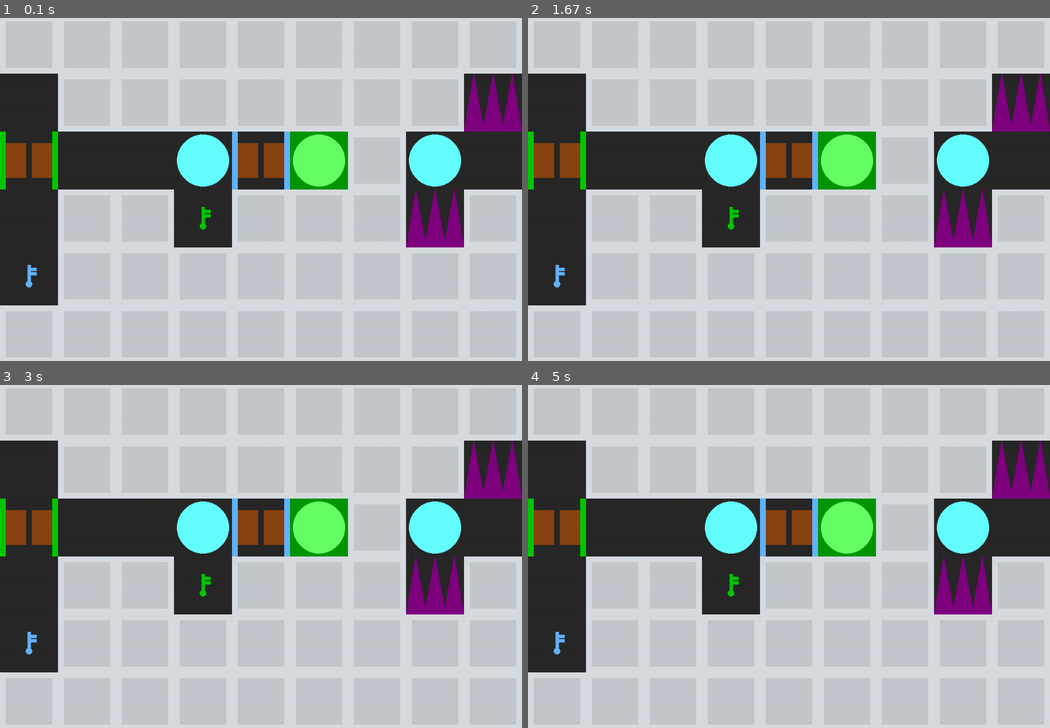
Above: before the commit, frames 1-4 (two rows, left to right).
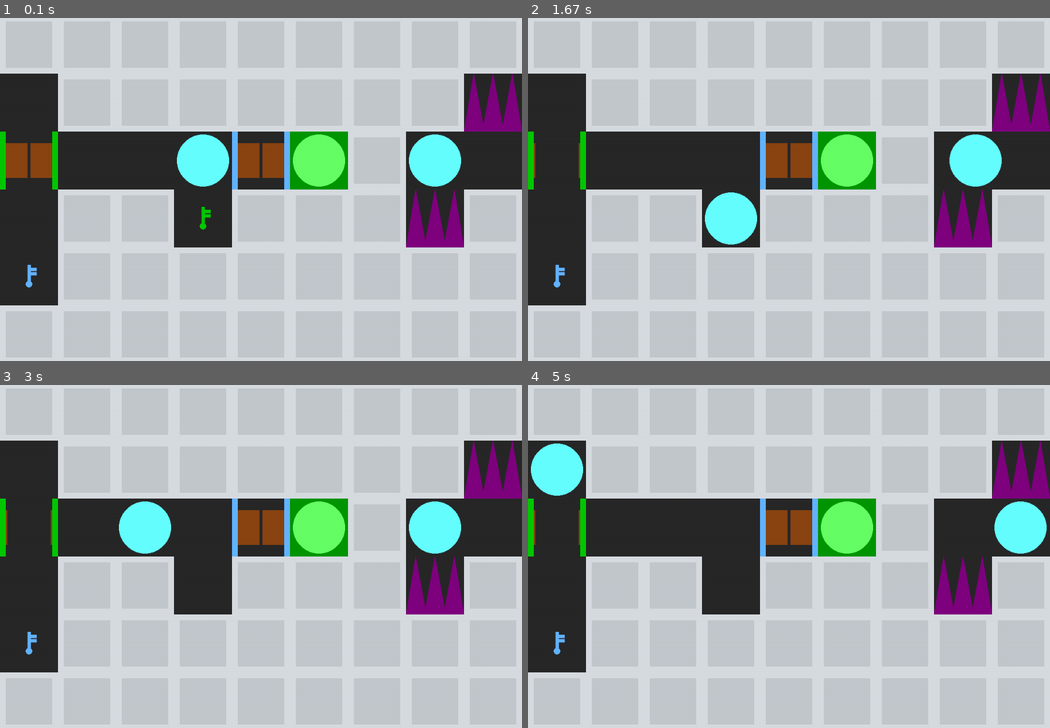
Above: after the commit, the same moments.

Repository: WingedSeal/mazegame
Game: pygame game, started from src/main.py
The game is run twice, just before and just after one commit, with the same random seed, the same clock (stepped at 60 frames per second) and the same inputs.
Inputs:
- Up to frame 1 (0.1 s): no input
- Up to frame 2 (1.67 s): no input
- Up to frame 3 (3 s): tap Enter every 0.33 s from 1.83 to 2.83 s
- Up to frame 4 (5 s): tap Enter every 0.33 s from 3.17 to 4.83 s

The runs differ from the first frame. In frame 1, 0.1% of the frame differs, in the area x 5-51%, y 36-47%; in frame 2, 4.0%; in frame 3, 3.3%; in frame 4, 5.7%, in the area x 0-100%, y 17-62%.

Commit message:
feat: improve door (part 2)

Diff:
--- a/src/main.py
+++ b/src/main.py
@@ -2,7 +2,21 @@
 
 
 def script():
-    return
+    move(RIGHT)
+    move(DOWN)
+    move(LEFT)
+    move(UP)
+    for _ in range(3):
+        move(LEFT)
+    move(UP)
+    move(RIGHT)
+    for _ in range(3):
+        move(DOWN)
+    move(LEFT)
+    for _ in range(2):
+        move(UP)
+    for _ in range(5):
+        move(RIGHT)
 
 
 run(script, EXAMPLE1)
--- a/src/mazegame/map.py
+++ b/src/mazegame/map.py
@@ -267,11 +267,16 @@
             self.surf = pygame.Surface((tile_size, tile_size), pygame.SRCALPHA)
             self.surf.fill(
                 _DOOR_COLOR,
-                (tile_size * 0.1, tile_size * 0.2, tile_size * 0.35, tile_size * 0.6),
+                (tile_size * 0.1, tile_size * 0.2, tile_size * 0.375, tile_size * 0.6),
             )
             self.surf.fill(
                 _DOOR_COLOR,
-                (tile_size * 0.55, tile_size * 0.2, tile_size * 0.35, tile_size * 0.6),
+                (
+                    tile_size * 0.525,
+                    tile_size * 0.2,
+                    tile_size * 0.375,
+                    tile_size * 0.6,
+                ),
             )
             surfs[type(self)] = self.surf
         else:
@@ -306,6 +311,19 @@
             self.surf.fill(
                 self.color.value,
                 (tile_size * 0.9, 0, tile_size * 0.1, tile_size),
+            )
+            self.surf.fill(
+                _DOOR_COLOR,
+                (tile_size * 0.1, tile_size * 0.2, tile_size * 0.025, tile_size * 0.6),
+            )
+            self.surf.fill(
+                _DOOR_COLOR,
+                (
+                    tile_size * 0.875,
+                    tile_size * 0.2,
+                    tile_size * 0.025,
+                    tile_size * 0.6,
+                ),
             )
             surfs[type(self), self.color] = self.surf
         else:
